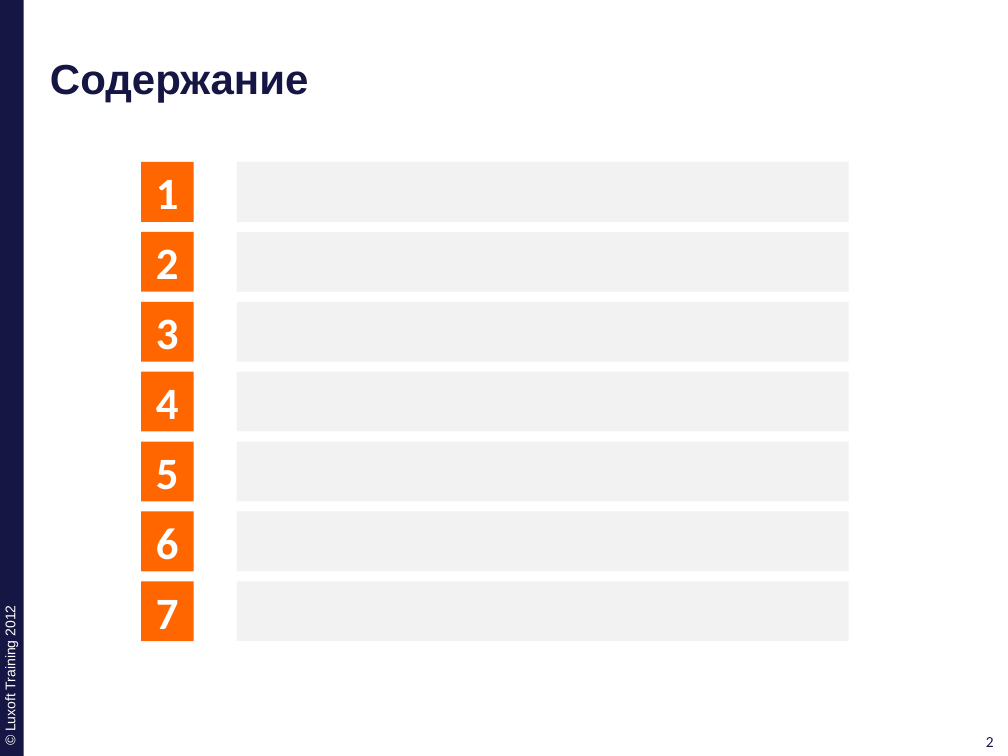
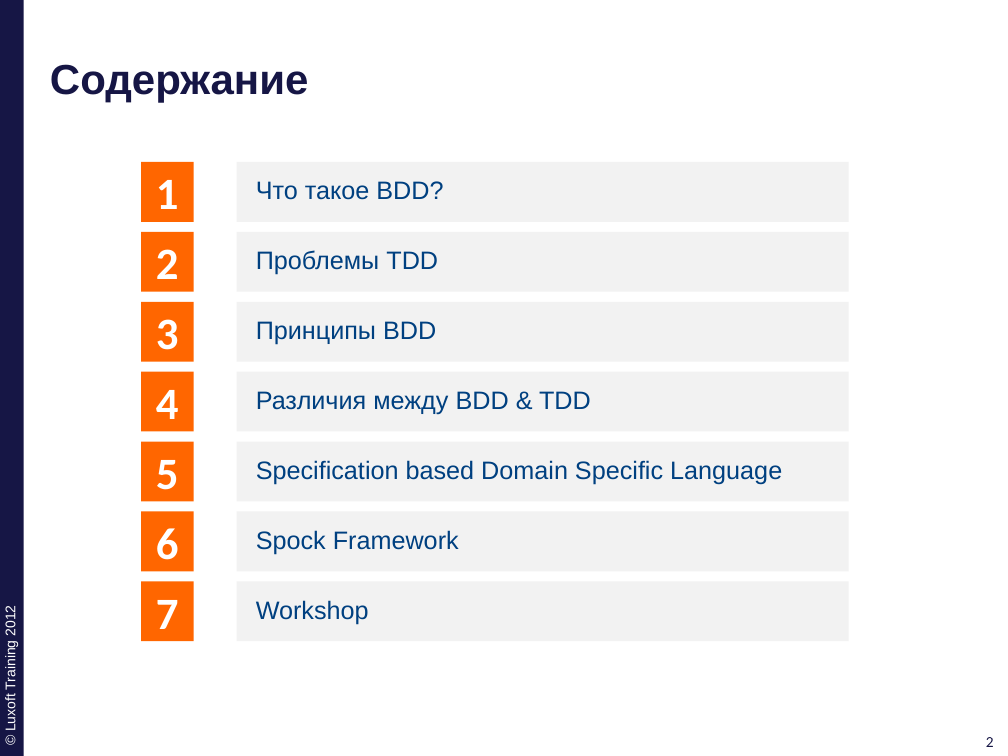
Before and after one commit to ivan-dyachenko/Trainings, a slide deck: slide 2 of Test Driven Development/materials/pptx/7. TDD-BDD.pptx. Drawn at 1008x756 pixels with LibreOffice and Linux fonts; fonts in the diff are those of the drawing; background and template pictures are left out. Boxes give left, top, right and bottom in pixels: in the first picture for what was removed or moved away, otherwise in the second. Text is boxed around its words. In the diff, an @@ line names an element or a change of style, - is before the commit and + after.

```diff
--- a/Test Driven Development/materials/pptx/7. TDD-BDD.pptx
+++ b/Test Driven Development/materials/pptx/7. TDD-BDD.pptx
@@ text in rectangle at (256,181,443,200): text added @@
+Что такое BDD?
@@ text in rectangle at (256,250,438,275): text added @@
+Проблемы TDD
@@ text in rectangle at (256,321,436,345): text added @@
+Принципы BDD
@@ text in rectangle at (256,391,591,415): text added @@
+Различия между BDD & TDD
@@ text in rectangle at (256,460,782,485): text added @@
+Specification based Domain Specific Language
@@ text in rectangle at (256,530,459,555): text added @@
+Spock Framework
@@ text in rectangle at (256,600,369,624): text added @@
+Workshop
```
Also in this commit, not shown: 6 other slides changed, 29 slides added, 3 slides removed, 4 other files.
